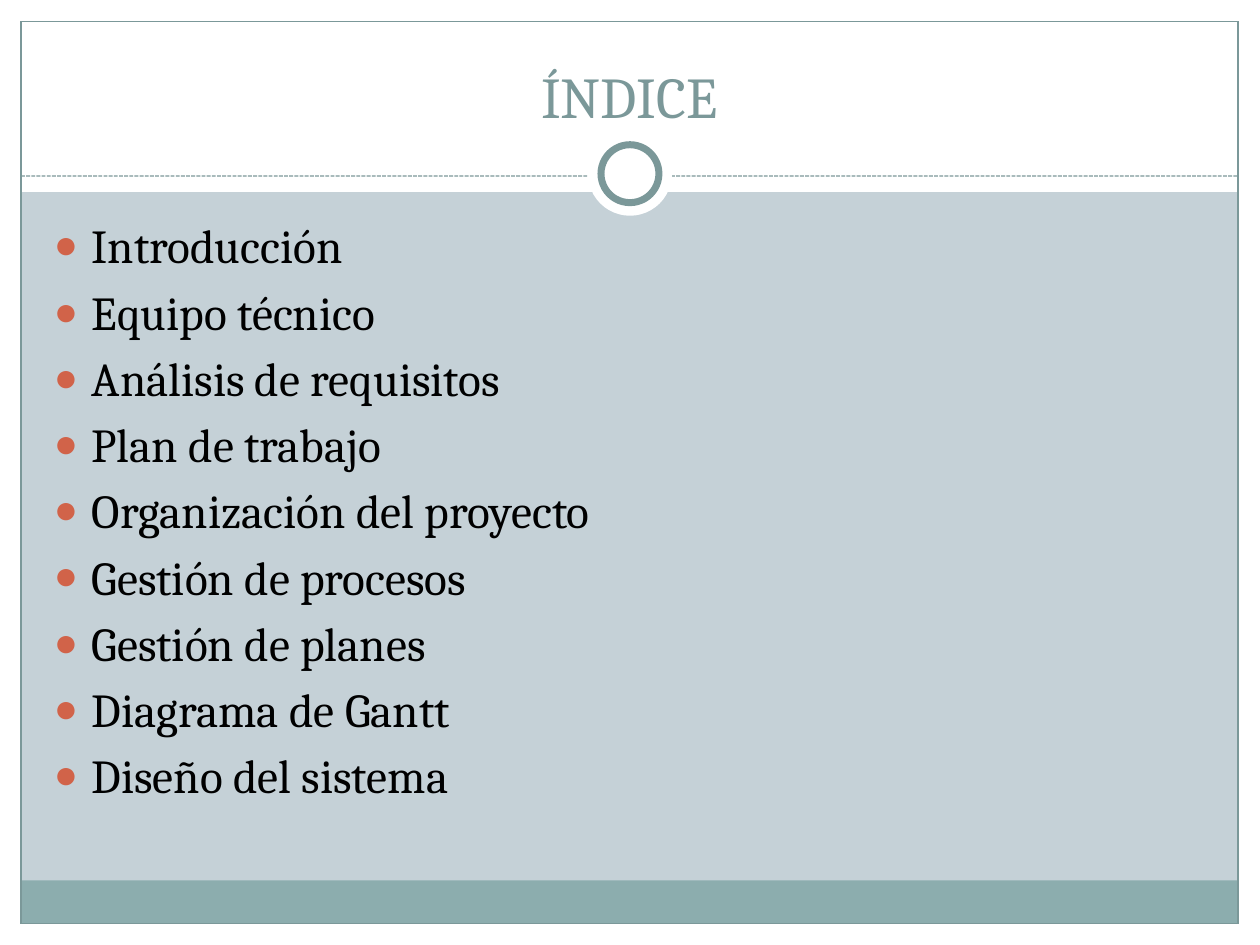
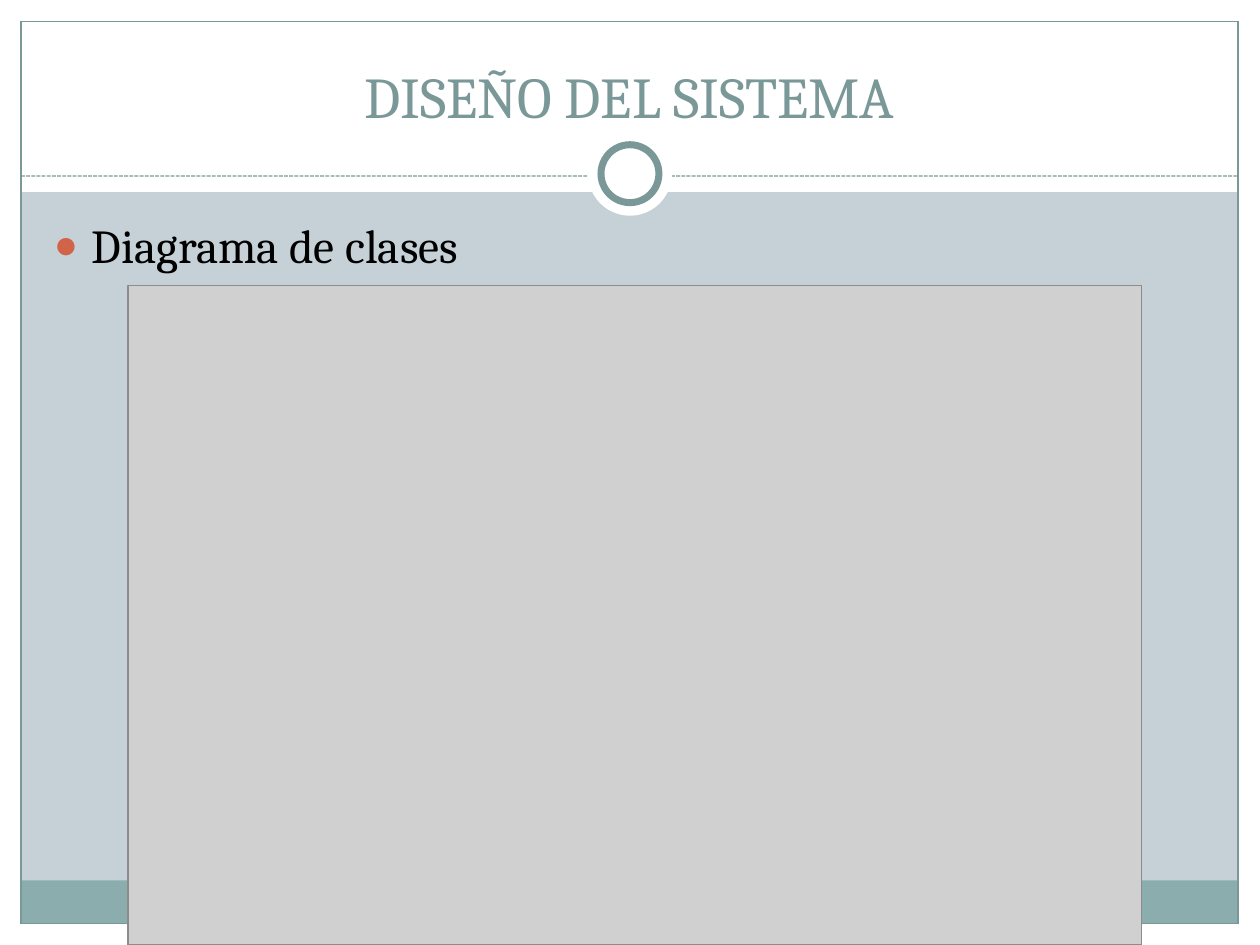
Before and after one commit to UNIZAR-30226-2018-06/MixCrowd-BackEnd, a slide deck: slide 28 of Memoria y presentación/Presentacion tecnica.pptx. Drawn at 1260x945 pixels with LibreOffice and Linux fonts; fonts in the diff are those of the drawing; grey boxes stand for pictures. Boxes give left, top, right and bottom in pixels: in the first picture for what was removed or moved away, otherwise in the second. Text is boxed around its words. In the diff, an @@ line names an element or a change of style, - is before the commit and + after.

```diff
--- a/Memoria y presentación/Presentacion tecnica.pptx
+++ b/Memoria y presentación/Presentacion tecnica.pptx
@@ title at [365, 70, 895, 119]: text changed @@
-ÍNDICE
+DISEÑO DEL SISTEMA
@@ text at [92, 230, 458, 273]: text changed @@
-● Introducción
-● Equipo técnico
-● Análisis de requisitos
-● Plan de trabajo
-● Organización del proyecto
-● Gestión de procesos
-● Gestión de planes
-● Diagrama de Gantt
-● Diseño del sistema
+● Diagrama de clases
@@ picture added at [129, 286, 1143, 945] @@
```
